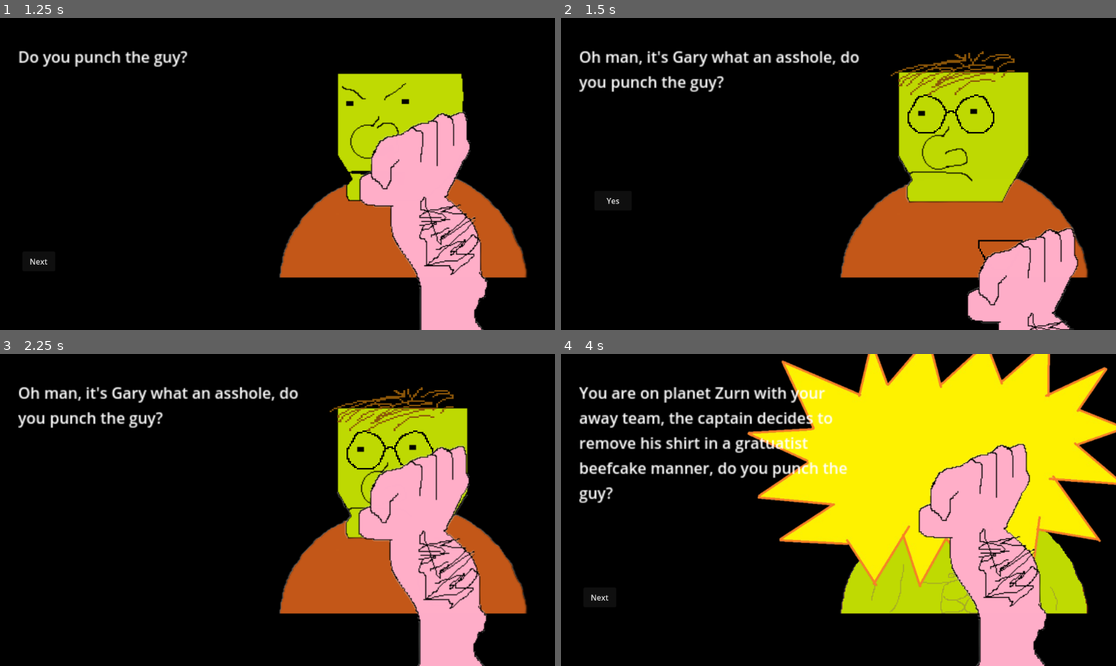
Above: before the commit, frames 1-4 (two rows, left to right).
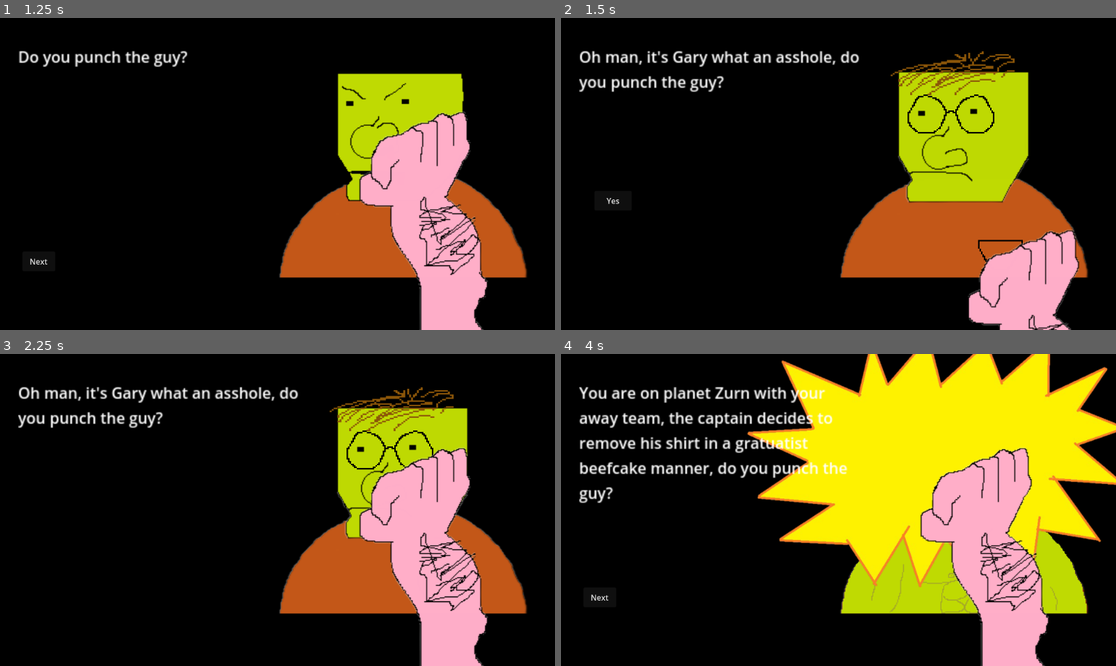
Above: after the commit, the same moments.

Repository: Do-You-Punch-The-Guy-Studios/do-you-punch-the-guy
Game: Godot game, scene res://scenes/the_guy_root_scene.tscn
Two runs of this game, one before a commit and one after it. Both use one fixed random seed, a clock stepped at 60 frames per second and the inputs below.
Inputs:
- Up to frame 1 (1.25 s): click "Yes" at 0.5 s
- Up to frame 2 (1.5 s): click "Next" at 1.25 s
- Up to frame 3 (2.25 s): click "Yes" at 2 s
- Up to frame 4 (4 s): click "Next" at 2.75 s; click "Yes" at 3.5 s

Frame 1 is identical in both runs. In frame 2, 1.1% of the frame differs, in the area x 73-94%, y 67-100%; in frame 3, 2.5%; in frame 4, 3.1%, in the area x 64-88%, y 28-100%.

Commit message:
fix arm drift

Diff:
--- a/code/do-you-punch-the-guy-main.gd
+++ b/code/do-you-punch-the-guy-main.gd
@@ -160,9 +160,8 @@
 		option3button.show()
 
 func animatePunch():
-	#TODO the punch arm slowly creeps up the screen :(
-	var initialX = punchArm.position.x;
-	var initialY = punchArm.position.y;
+	var initialX = punchArm.position.x +2;
+	var initialY = punchArm.position.y +4.5;
 	var initialPosition = Vector2(initialX, initialY)
 	var newYPosition = punchArm.position.y - 250;
 	var newXPosition = punchArm.position.x - 100;
